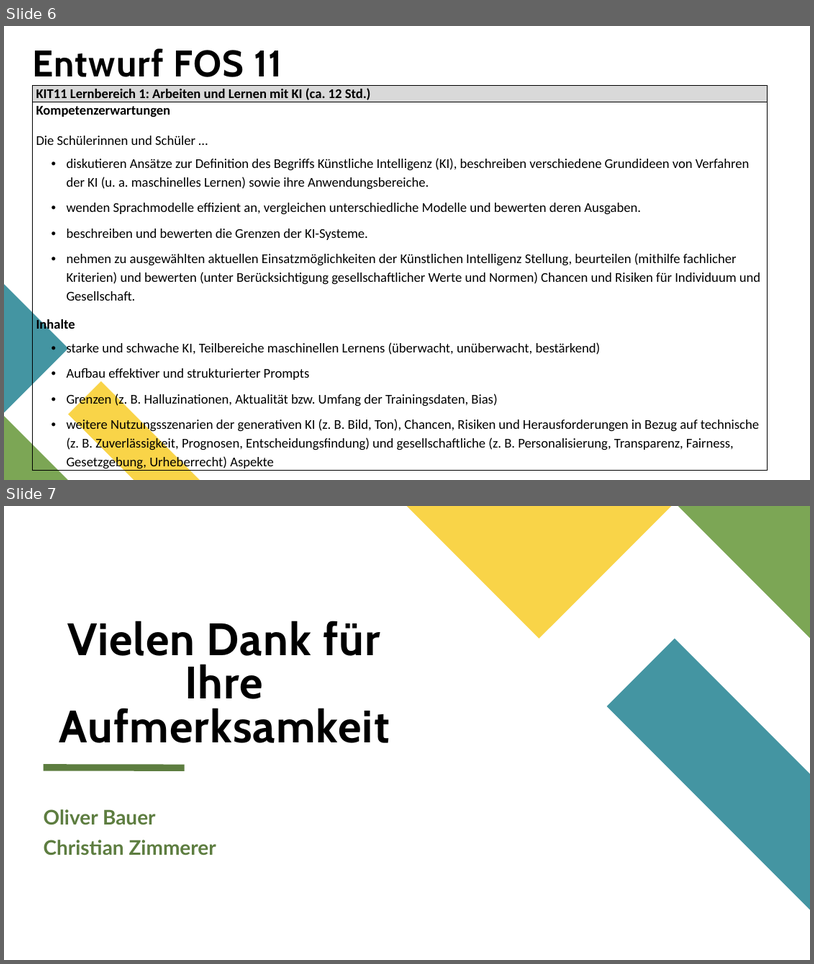
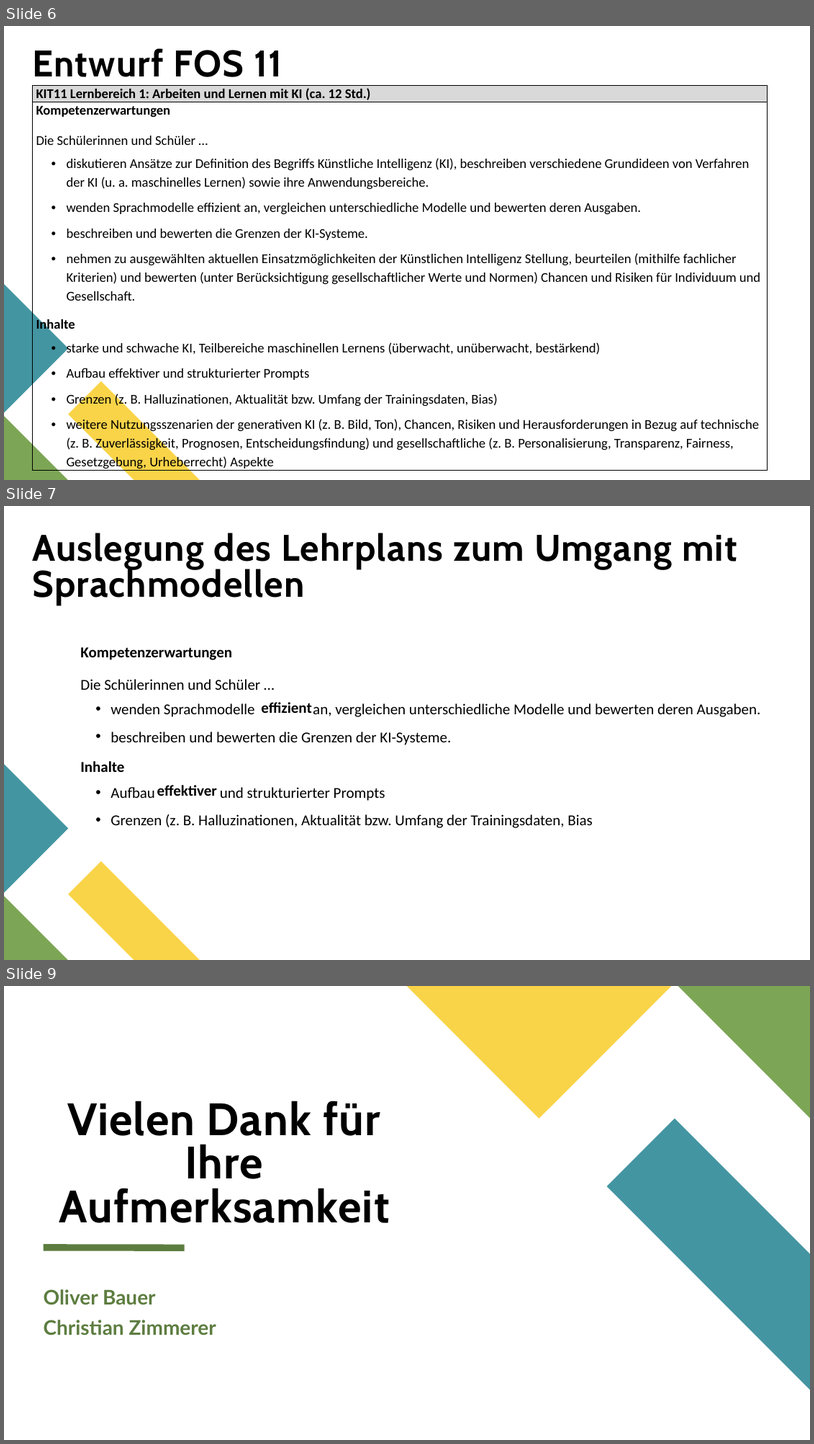
Before and after one commit to spaciva-Bauer/Fortbildungen, a slide deck: Praesentation/MB-Veranstaltung_Sprachmodelle_0.1.pptx. Shown one above the other, each under a label of ours: slides 6 and 7 before the commit, slides 6, 7 and 9 after it; the slides between them are not shown. The pictures are 814x964 and 814x1444 pixels, drawn with LibreOffice and Linux fonts; fonts in the diff are those of the drawing. Boxes give left, top, right and bottom in pixels: in the first picture for what was removed or moved away, otherwise in the second. Text is boxed around its words. In the diff, an @@ line names an element or a change of style, - is before the commit and + after.

```diff
--- a/Praesentation/MB-Veranstaltung_Sprachmodelle_0.1.pptx
+++ b/Praesentation/MB-Veranstaltung_Sprachmodelle_0.1.pptx
@@ slide 7 added at [4,506,810,960], background #FFFFFF; not listed: 3 template elements that a slide beside it also shows @@
@@ title added at [33,533,738,605], 44 pt, text #000000, bold @@
+Auslegung des Lehrplans zum Umgang mit Sprachmodellen
@@ text added at [80,647,761,828], 18 pt, text #000000 @@
+Kompetenzerwartungen
+Die Schülerinnen und Schüler …
+• wenden Sprachmodelle an, vergleichen unterschiedliche Modelle und bewerten deren Ausgaben.
+• beschreiben und bewerten die Grenzen der KI-Systeme.
+Inhalte
+• Aufbau und strukturierter Prompts
+• Grenzen (z. B. Halluzinationen, Aktualität bzw. Umfang der Trainingsdaten, Bias
@@ text added at [261,702,311,713], 18 pt, text #000000, bold @@
+effizient
@@ text added at [157,785,217,795], 18 pt, text #000000, bold @@
+effektiver
@@ what was slide 7 is now slide 9 @@
```
Also in this commit, not shown: 1 other slide added.
